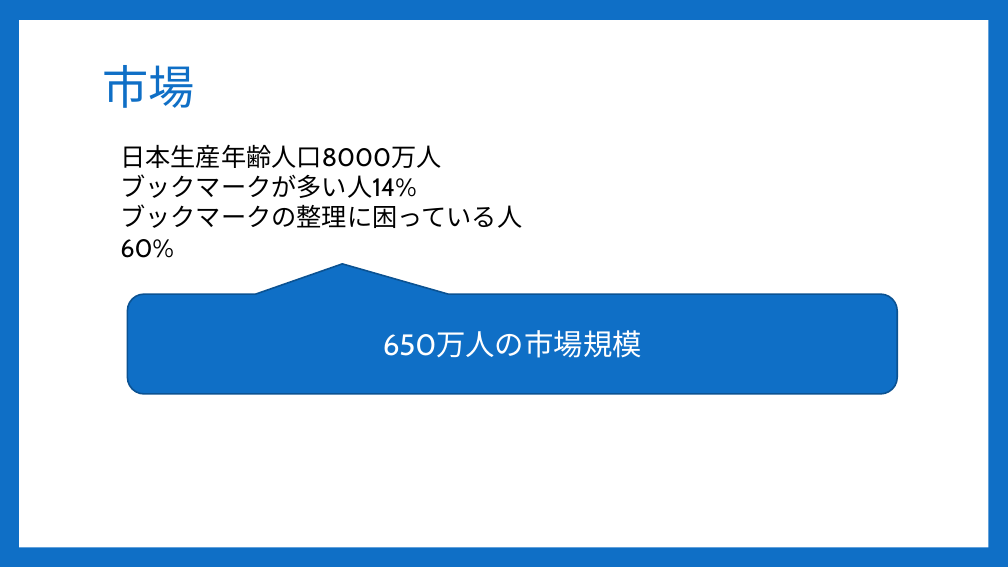
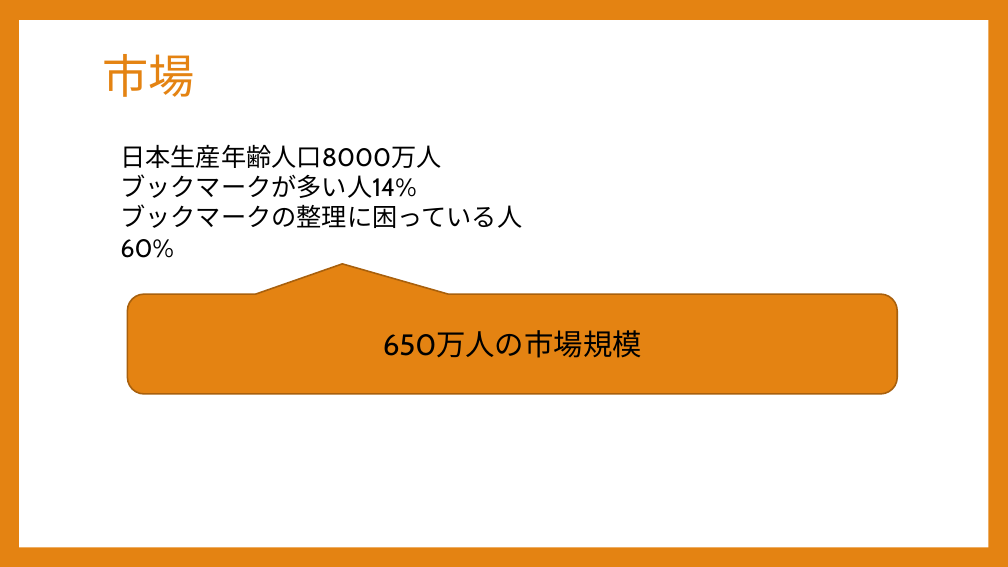
Before and after one commit to Sorarinu/ProjectP2016_F, a slide deck: slide 12 of production-idea/第2回中間発表改定２.pptx (slide 10 before the commit). Drawn at 1008x567 pixels with LibreOffice and Linux fonts; fonts in the diff are those of the drawing. Boxes give left, top, right and bottom in pixels: in the first picture for what was removed or moved away, otherwise in the second. Text is boxed around its words. In the diff, an @@ line names an element or a change of style, - is before the commit and + after.

```diff
--- a/production-idea/第2回中間発表改定２.pptx
+++ b/production-idea/第2回中間発表改定２.pptx
@@ background #0F6FC6 to #E48312 @@
@@ title "市場" at (102, 54, 194, 97): text colour #0F6FC6 to #E48312 @@
@@ rounded speech box "650万人の市場規模" at (128, 294, 898, 394): text colour #FFFFFF to #000000; fill #0F6FC6 to #E48312; outline #0B5292 1.5 pt to #A9610D 1.5 pt @@
```
Also in this commit, not shown: 12 other slides changed, 2 slides added.
